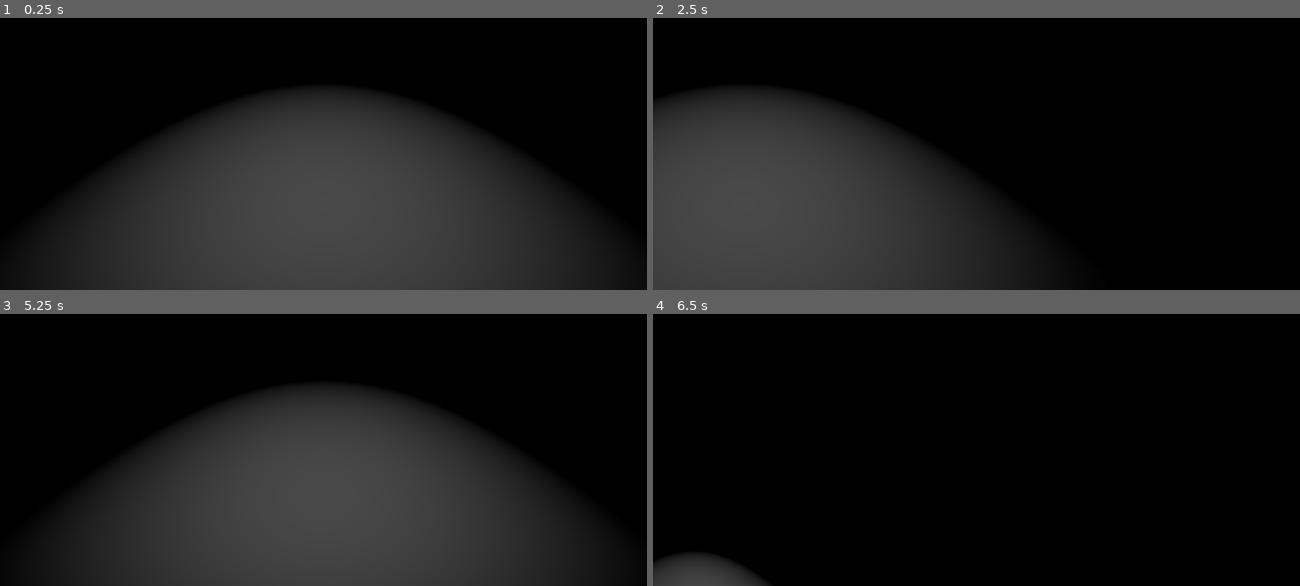
Above: before the commit, frames 1-4 (two rows, left to right).
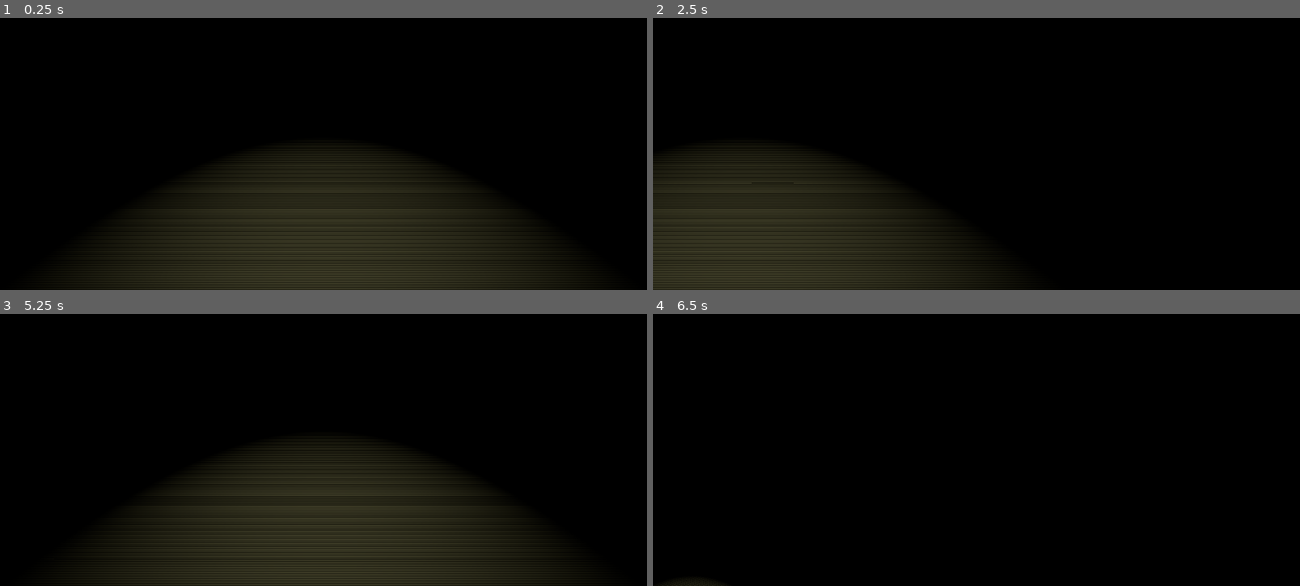
Above: after the commit, the same moments.

Repository: renanrocket/project-game-play
Game: Godot game, scene res://Cenas/Levels/Casa Interior.tscn
Two runs of this game, one before a commit and one after it. Both use one fixed random seed, a clock stepped at 60 frames per second and the inputs below.
Inputs (mouse positions are in pixels of both pictures, inside the frame that each line leads up to):
- Up to frame 1 (0.25 s): no input
- Up to frame 2 (2.5 s): tap Enter at 0.5, 2 s; move the mouse to (1008, 99) at 0.52 s; hold W (Frente) 0.53-2.03 s; tap R (Reiniciar) at 0.6, 2.1 s; tap Space (Pulo) at 0.77, 1.25, 1.52 s; move the mouse to (944, 102) at 1.27 s; tap ` (TravarMouse) at 1.35 s; move the mouse to (1041, 18) at 2.02 s; hold D (Direita) from 2.03 s (still down)
- Up to frame 3 (5.25 s): move the mouse to (317, 403) at 2.77 s; release D (Direita) at 2.78 s; hold W (Frente) 2.78-3.53 s; tap ` (TravarMouse) at 2.85, 4.35 s; tap Space (Pulo) at 3.02, 3.5, 3.77, 4.52, 5 s; move the mouse to (517, 452) at 3.52 s; hold A (Esquerda) 3.53-4.28 s; tap R (Reiniciar) at 3.6, 5.1 s; tap Enter at 4.25 s; move the mouse to (271, 392) at 4.27 s; hold W (Frente) 4.28-5.03 s; move the mouse to (355, 398) at 5.02 s; hold S (Tras) from 5.03 s (still down)
- Up to frame 4 (6.5 s): move the mouse to (950, 390) at 5.77 s; release S (Tras) at 5.78 s; hold D (Direita) from 5.78 s (still down); tap ` (TravarMouse) at 5.85 s; tap Space (Pulo) at 6.02 s

The runs differ from the first frame. In frame 1, 45% of the frame differs, in the area x 7-93%, y 26-100%; in frame 2, 32%; in frame 3, 43%; in frame 4, 1.5%.

Commit message:
Update Casa Interior.tscn

Diff:
--- a/ChupaCabra/Cenas/Levels/Casa Interior.tscn
+++ b/ChupaCabra/Cenas/Levels/Casa Interior.tscn
@@ -26,14 +26,14 @@
 [node name="CollisionShape" type="CollisionShape" parent="Chão/StaticBody"]
 shape = SubResource( 4 )
 
-[node name="Chão2" type="MeshInstance" parent="."]
+[node name="Teto" type="MeshInstance" parent="."]
 transform = Transform( 1, 0, 0, 0, -1, 8.74228e-08, 0, -8.74228e-08, -1, 0, 4, 0 )
 mesh = SubResource( 3 )
 material/0 = null
 
-[node name="StaticBody" type="StaticBody" parent="Chão2"]
+[node name="StaticBody" type="StaticBody" parent="Teto"]
 
-[node name="CollisionShape" type="CollisionShape" parent="Chão2/StaticBody"]
+[node name="CollisionShape" type="CollisionShape" parent="Teto/StaticBody"]
 shape = SubResource( 4 )
 
 [node name="parede" type="MeshInstance" parent="."]
@@ -57,7 +57,11 @@
 shape = SubResource( 4 )
 
 [node name="SpotLight" type="SpotLight" parent="."]
-transform = Transform( 1, 0, 0, 0, -4.37114e-08, 1, 0, -1, -4.37114e-08, 0, 4, 0 )
+transform = Transform( 1, 0, 0, 0, -4.37114e-08, 1, 0, -1, -4.37114e-08, 0, 3.60183, 0 )
+light_color = Color( 1, 0.980392, 0.686275, 1 )
+shadow_enabled = true
 
 [node name="NewFPSCont" parent="." instance=ExtResource( 1 )]
 transform = Transform( 1, 0, 0, 0, 1, 0, 0, 0, 1, 0, 1.17084, 0 )
+
+[node name="Corredor" type="Node" parent="."]
